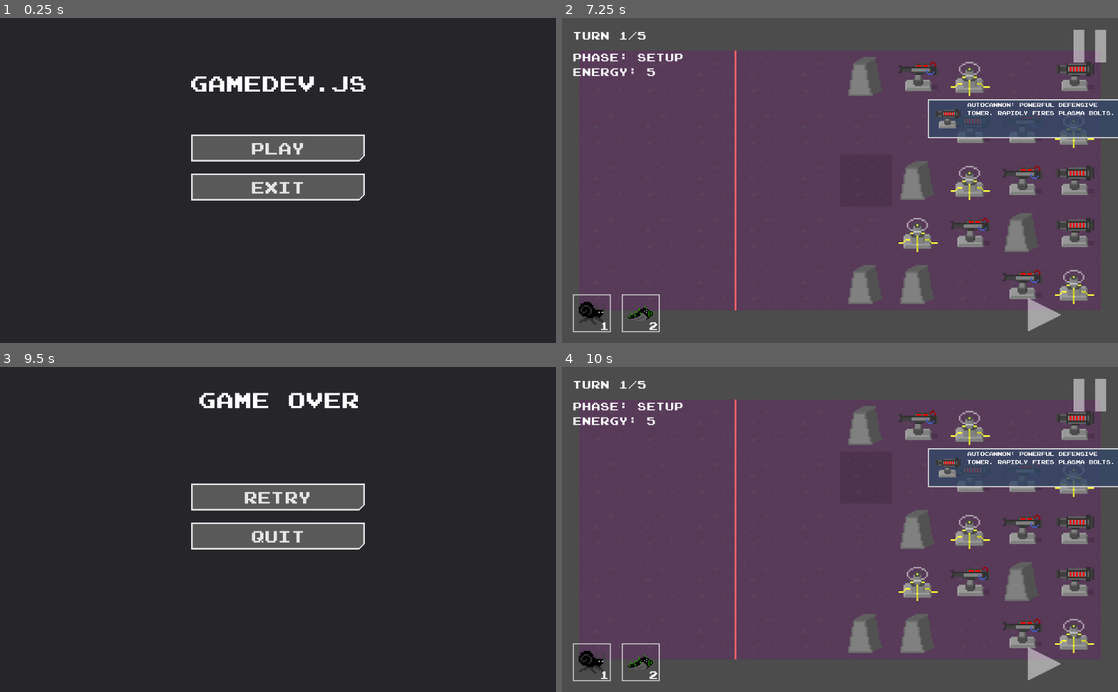
Above: before the commit, frames 1-4 (two rows, left to right).
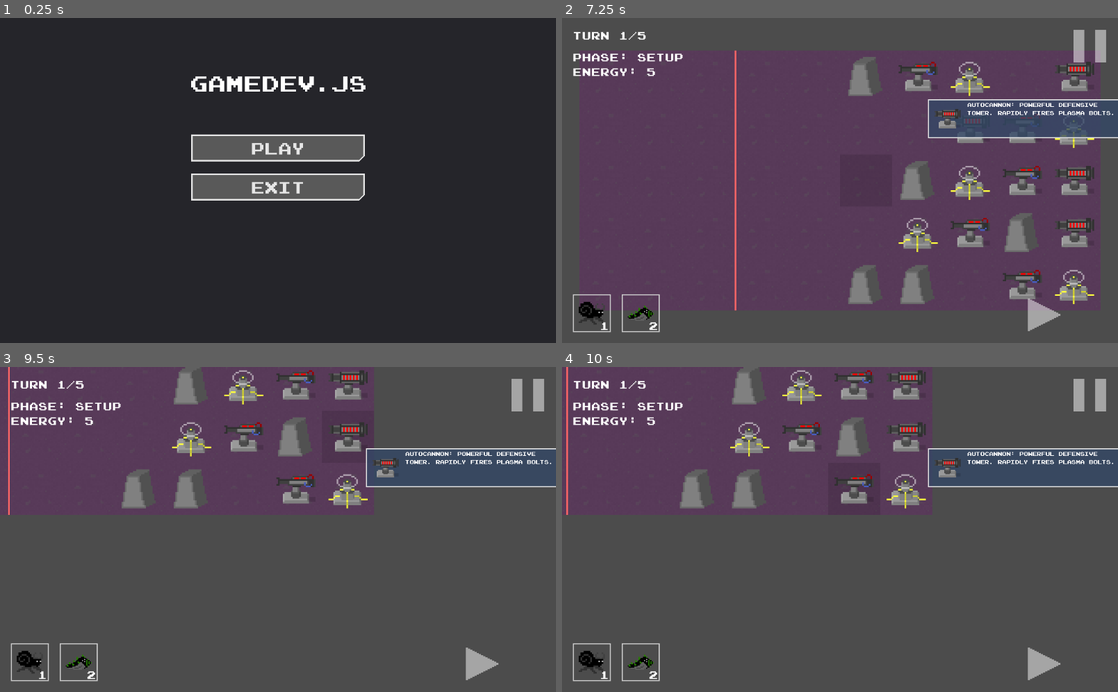
Above: after the commit, the same moments.

Repository: Exospud/Ephemera
Game: Godot game, scene res://screens/title/TitleScreen.tscn
The game is run twice, just before and just after one commit, with the same random seed, the same clock (stepped at 60 frames per second) and the same inputs.
Inputs (mouse positions are in pixels of both pictures, inside the frame that each line leads up to):
- Up to frame 1 (0.25 s): no input
- Up to frame 2 (7.25 s): click "Play" at 0.5 s; click "3" at 1.25 s; click (1045, 313) at 2 s; click (1045, 313) at 2.75 s; click "1" at 3.5 s; click "2" at 4.25 s; click "Autocannon: Powerful defensiv…" at 5 s; click (1090, 47) at 5.75 s; click "Restart" at 6.5 s
- Up to frame 3 (9.5 s): tap Enter (ui_accept) at 7.25, 7.35, 7.52, 7.82, 8.27, 8.3, 8.57, 8.85 s; move the mouse to (400, 513) at 7.27 s; hold Right (ui_right) 7.28-8.03 s; move the mouse to (166, 545) at 8.02 s; hold Down (ui_down) 8.03-8.78 s; tap R at 8.1 s; move the mouse to (333, 458) at 8.77 s; hold Right (ui_right) from 8.78 s (still down)
- Up to frame 4 (10 s): release Right (ui_right) at 9.5 s; click (840, 497) at 9.5 s, where only the run before the commit has a clickable "Retry"

Frames 1-2 are identical in both runs. In frame 3, 97% of the frame differs, in the area x 0-100%, y 0-100%; in frame 4, 9.4%.

Commit message:
Added depowered tower sprites
+ can no longer start stage without units placed

Diff:
--- a/game/entities/towers/Autocannon/Autocannon.tscn
+++ b/game/entities/towers/Autocannon/Autocannon.tscn
@@ -8,3 +8,5 @@
 
 [node name="Sprite" parent="." index="0"]
 texture = ExtResource( 2 )
+region_enabled = true
+region_rect = Rect2( 0, 0, 24, 24 )
--- a/game/entities/towers/Tower.gd
+++ b/game/entities/towers/Tower.gd
@@ -43,6 +43,13 @@
 	return false
 
 
+func _check_power_state():
+	if not _has_power() and sprite.texture.get_size().x > sprite.region_rect.size.x:
+		sprite.region_rect.position.x = sprite.region_rect.size.x
+	else:
+		sprite.region_rect.position.x = 0
+
+
 func _has_power() -> bool:
 	for e in get_tree().get_nodes_in_group("powered"):
 		if abs(e.cell.x - cell.x) + abs(e.cell.y - cell.y) > 1:
--- a/game/entities/towers/Tower.tscn
+++ b/game/entities/towers/Tower.tscn
@@ -18,4 +18,9 @@
 [node name="AttackTimer" type="Timer" parent="." index="2"]
 one_shot = true
 
+[node name="CheckPowerState" type="Timer" parent="." index="3"]
+wait_time = 0.1
+autostart = true
+
 [connection signal="timeout" from="AttackTimer" to="." method="_use_ability"]
+[connection signal="timeout" from="CheckPowerState" to="." method="_check_power_state"]
--- a/game/entities/towers/Turret/Turret.tscn
+++ b/game/entities/towers/Turret/Turret.tscn
@@ -7,3 +7,5 @@
 
 [node name="Sprite" parent="." index="0"]
 texture = ExtResource( 2 )
+region_enabled = true
+region_rect = Rect2( 0, 0, 24, 24 )
--- a/game/entities/towers/Wire/Wire.gd
+++ b/game/entities/towers/Wire/Wire.gd
@@ -17,10 +17,3 @@
 ## (OVERRIDE)
 func _has_target() -> bool:
 	return get_overlapping_areas().size() > 0
-
-
-func _check_power_state():
-	if _has_power():
-		$Sprite.region_rect.position.x = 32
-	else:
-		$Sprite.region_rect.position.x = 0
--- a/game/entities/towers/Wire/Wire.tscn
+++ b/game/entities/towers/Wire/Wire.tscn
@@ -18,9 +18,3 @@
 
 [node name="Collider" parent="." index="1"]
 shape = SubResource( 1 )
-
-[node name="PowerState" type="Timer" parent="." index="3"]
-wait_time = 0.1
-autostart = true
-
-[connection signal="timeout" from="PowerState" to="." method="_check_power_state"]
--- a/game/stage/Stage.gd
+++ b/game/stage/Stage.gd
@@ -37,7 +37,11 @@
 			_attempt_spawn()
 
 	if Input.is_action_just_pressed("ui_accept"):
-		start_turn() if setup_phase else end_turn()
+		if setup_phase:
+			if not get_tree().get_nodes_in_group(str(Entity.Alignment.FRIENDLY)).empty():
+				start_turn()
+		else:
+			end_turn()
 
 
 func _init_level():
--- a/global/Properties.gd
+++ b/global/Properties.gd
@@ -41,12 +41,12 @@
 	Towers.TURRET: {
 		"name": "Turret",
 		"desc": "Crudely constructed defensive tower. Slowly fires plasma bolts.",
-		"texture": preload("res://game/entities/towers/Turret/turret.png")
+		"texture": preload("res://game/entities/towers/Turret/turret_icon.png")
 	},
 	Towers.AUTOCANNON: {
 		"name": "Autocannon",
 		"desc": "Powerful defensive tower. Rapidly fires plasma bolts.",
-		"texture": preload("res://game/entities/towers/Autocannon/autocannon.png")
+		"texture": preload("res://game/entities/towers/Autocannon/autocannon_icon.png")
 	},
 	Towers.BARRICADE: {
 		"name": "Barricade",
@@ -56,7 +56,7 @@
 	Towers.WIRE: {
 		"name": "Electric Wire",
 		"desc": "Slows units passing over. If powered, deals damage as well.",
-		"texture": preload("res://game/entities/towers/Wire/charged_wire.png")
+		"texture": preload("res://game/entities/towers/Wire/wire_icon.png")
 	},
 }
 
Binary file changed: game/entities/towers/Autocannon/autocannon.png
Binary file added: game/entities/towers/Autocannon/autocannon_icon.png
Not shown, added: game/entities/towers/Autocannon/autocannon_icon.png.import
Binary file changed: game/entities/towers/Turret/turret.png
Binary file added: game/entities/towers/Turret/turret_icon.png
Not shown, added: game/entities/towers/Turret/turret_icon.png.import
Binary file changed: game/entities/towers/Wire/wire.png
Renamed: game/entities/towers/Wire/charged_wire.png -> game/entities/towers/Wire/wire_icon.png
Not shown, added: game/entities/towers/Wire/wire_icon.png.import
